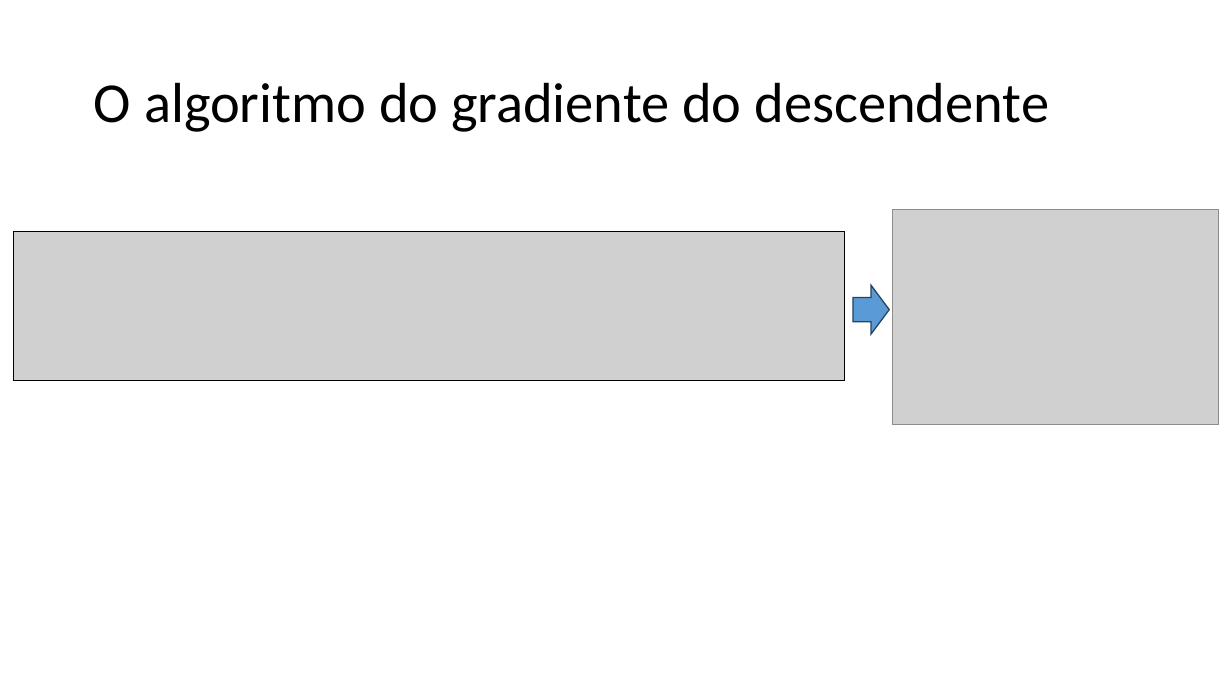
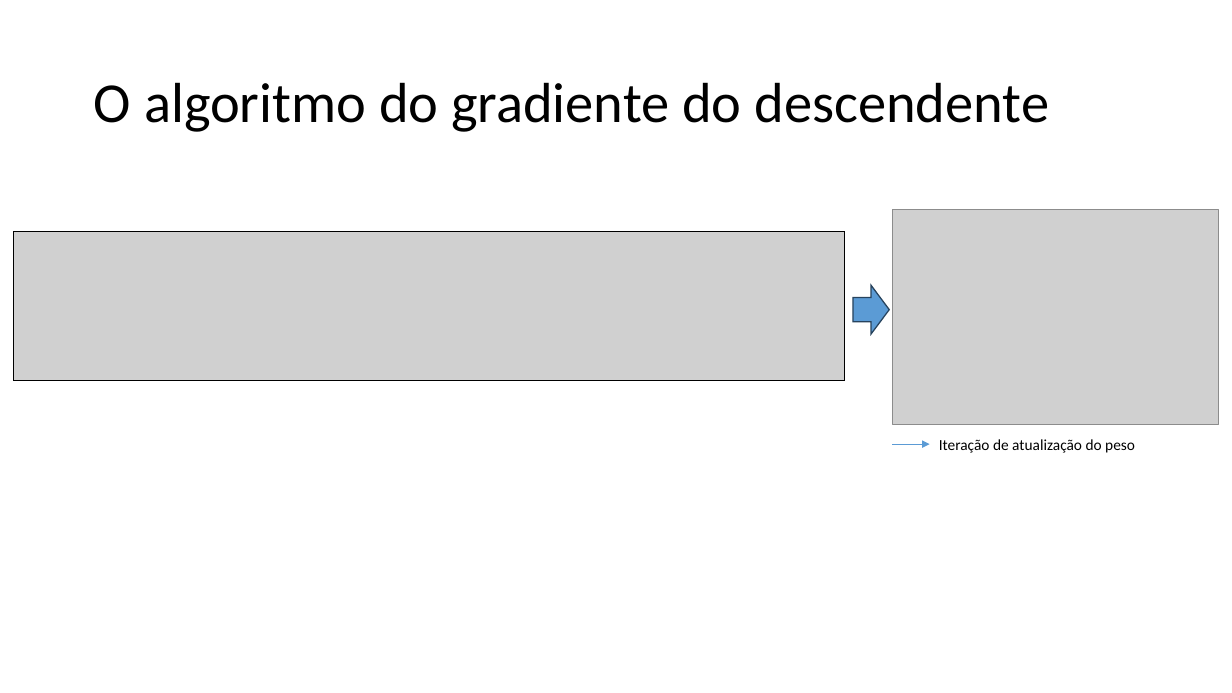
Before and after one commit to zz4fap/t319_aprendizado_de_maquina, a slide deck: slide 21 of slides/T319_Regressão_Linear (Parte II).pptx. Drawn at 1232x693 pixels with LibreOffice and Linux fonts; fonts in the diff are those of the drawing; grey boxes stand for pictures. Boxes give left, top, right and bottom in pixels: in the first picture for what was removed or moved away, otherwise in the second. Text is boxed around its words. In the diff, an @@ line names an element or a change of style, - is before the commit and + after.

```diff
--- a/slides/T319_Regressão_Linear (Parte II).pptx
+++ b/slides/T319_Regressão_Linear (Parte II).pptx
@@ arrow added from (893, 445) to (930, 445), #5B9BD5 0.5 pt @@
@@ text added at (x1=939, y1=439, x2=1135, y2=453), 12 pt, text #000000 @@
+Iteração de atualização do peso
```
Also in this commit, not shown: 4 other slides changed, 1 other file.
